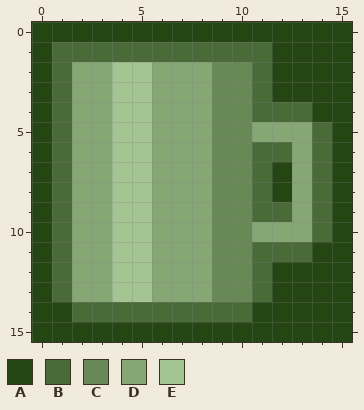
Pixel-art sprite -- web/img/notmybiz.png. This is how it looked before the edit.
The file is 16x16 pixels.
Palette (. is transparent): A #244613  B #496b38  C #678956  D #85a774  E #a3c592
Pixels before, first column x 0:
 0 AAAAAAAAAAAAAAAA
 1 ABBBBBBBBBBBAAAA
 2 ABDDEEDDDCCBAAAA
 3 ABDDEEDDDCCBAAAA
 4 ABDDEEDDDCCBBBAA
 5 ABDDEEDDDCCDDDBA
 6 ABDDEEDDDCCBBDBA
 7 ABDDEEDDDCCBADBA
 8 ABDDEEDDDCCBADBA
 9 ABDDEEDDDCCBBDBA
10 ABDDEEDDDCCDDDBA
11 ABDDEEDDDCCBBBAA
12 ABDDEEDDDCCBAAAA
13 ABDDEEDDDCCBAAAA
14 AABBBBBBBBBAAAAA
15 AAAAAAAAAAAAAAAA
The same view after the edit:
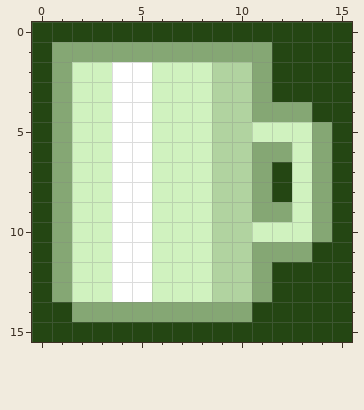
Change:
colour B: #496b38 -> #85a774
colour C: #678956 -> #b1d3a0
colour D: #85a774 -> #d0f2bf
colour E: #a3c592 -> #ffffff
